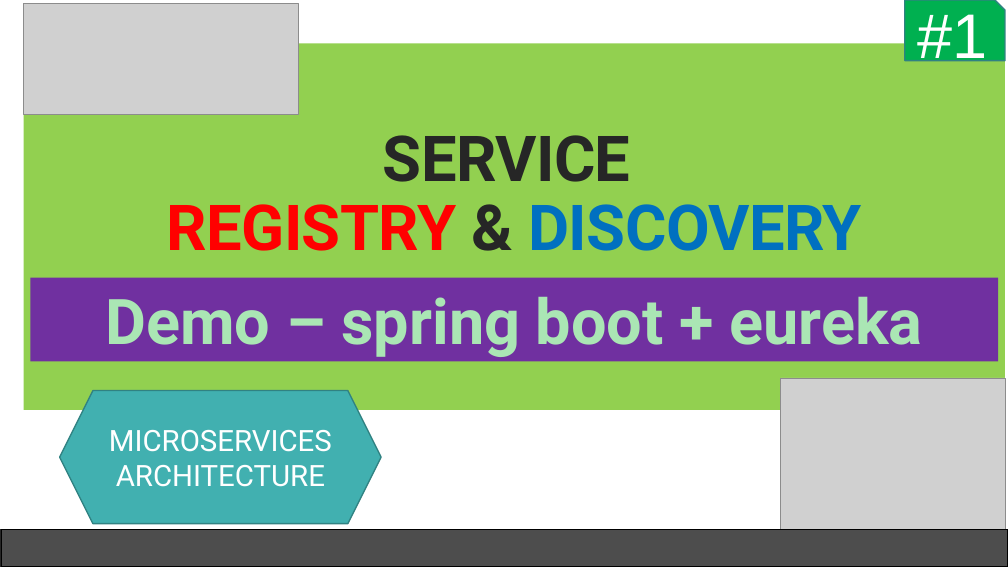
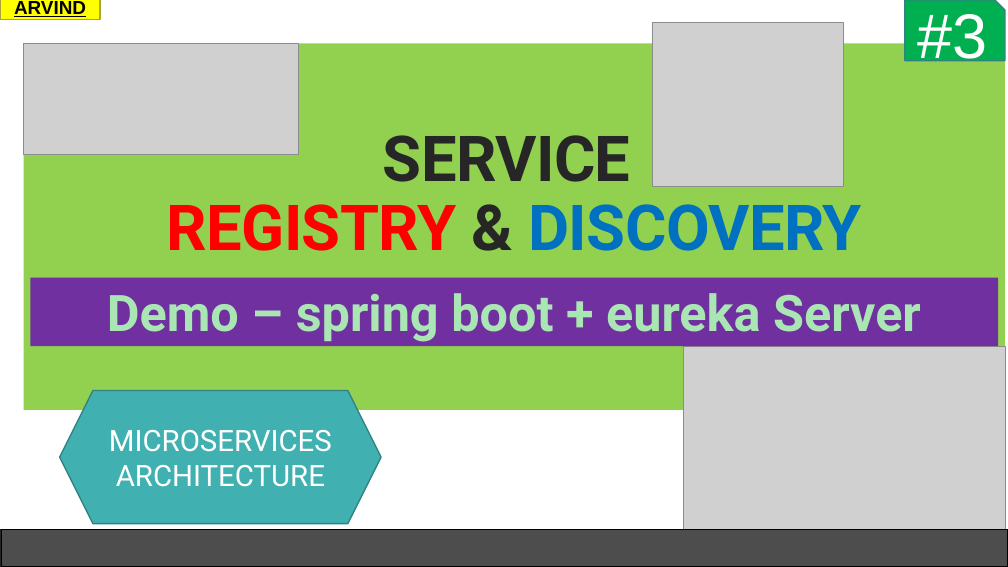
Before and after one commit to codefarm0/Service-Registry-And-Discovery-Eureka, a slide deck: slide 9 of SERVICE registry and discovery.pptx (slide 8 before the commit). Drawn at 1008x567 pixels with LibreOffice and Linux fonts; fonts in the diff are those of the drawing; grey boxes stand for pictures; background and template pictures are left out. Boxes give left, top, right and bottom in pixels: in the first picture for what was removed or moved away, otherwise in the second. Text is boxed around its words. In the diff, an @@ line names an element or a change of style, - is before the commit and + after.

```diff
--- a/SERVICE registry and discovery.pptx
+++ b/SERVICE registry and discovery.pptx
@@ rectangle added at bbox=[0, 0, 100, 20], fill #FFFF00, outline #ACA33D 1.25 pt, 18 pt, text #000000, bold, underline @@
+ARVIND
@@ picture added at bbox=[653, 23, 844, 187] @@
@@ text in snip rect at bbox=[917, 14, 987, 69]: text changed @@
-#1
+#3
@@ picture: place and size @@
-picture at bbox=[23, 3, 299, 114]
+picture at bbox=[23, 43, 299, 154]
@@ rectangle "Demo – spring boot + ...": place and size @@
-rectangle "Demo – spring boot + ..." at bbox=[30, 278, 998, 361]
+rectangle "Demo – spring boot + ..." at bbox=[30, 278, 998, 346]
@@ text in rectangle at bbox=[107, 293, 921, 342]: text changed; size 60 to 48 pt @@
-Demo – spring boot + eureka
+Demo – spring boot + eureka Server
@@ picture: place and size @@
-picture at bbox=[780, 378, 1005, 529]
+picture at bbox=[684, 346, 1005, 529]
```
Also in this commit, not shown: 4 other slides changed, 4 slides added, 1 slide removed, 54 other files.
